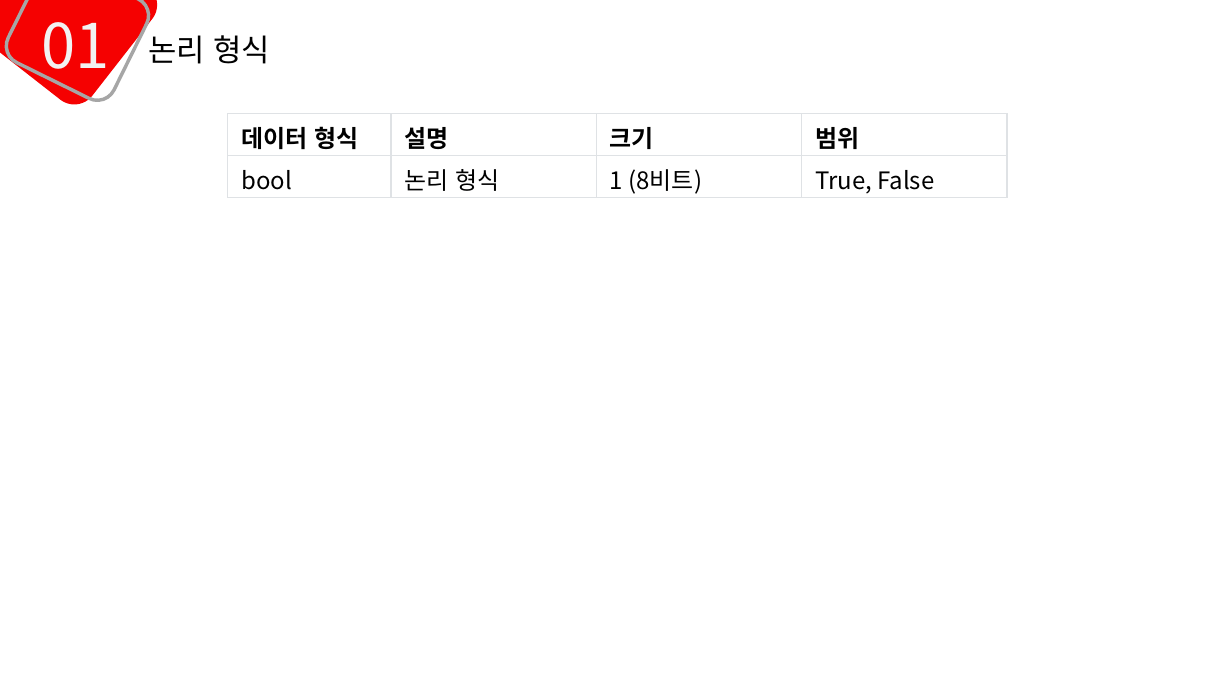
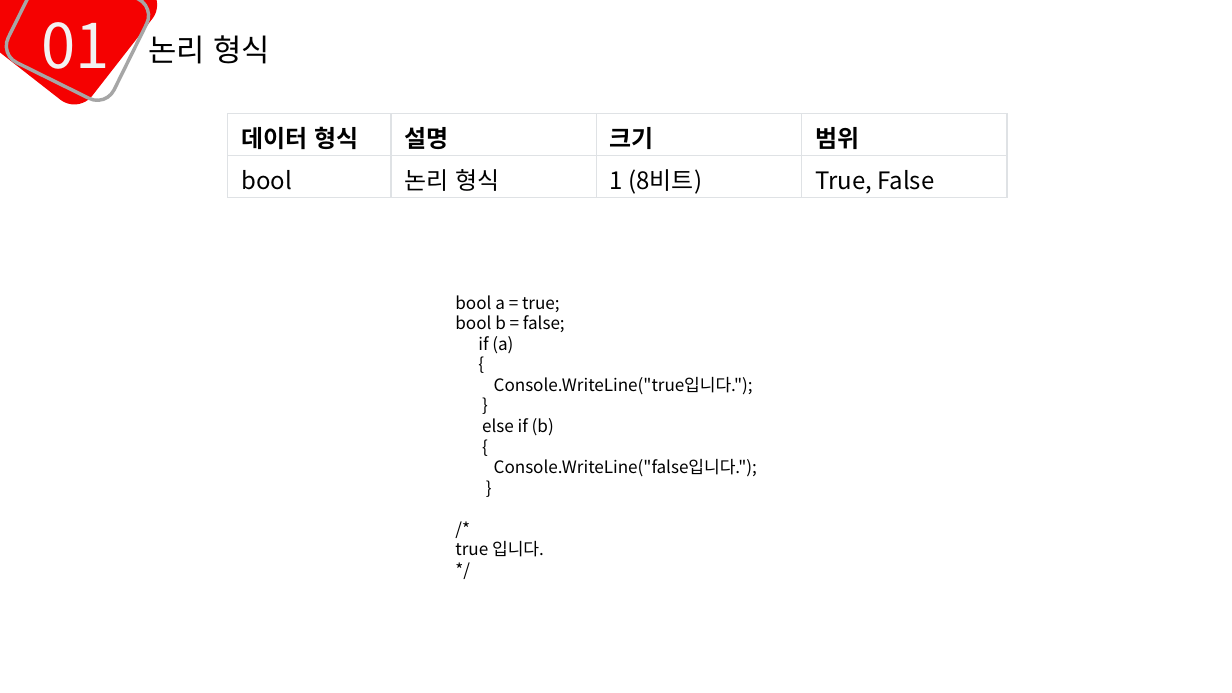
Before and after one commit to mins1119/C-, a slide deck: slide 8 of 1주차.pptx. Drawn at 1232x693 pixels with LibreOffice and Linux fonts; fonts in the diff are those of the drawing. Boxes give left, top, right and bottom in pixels: in the first picture for what was removed or moved away, otherwise in the second. Text is boxed around its words. In the diff, an @@ line names an element or a change of style, - is before the commit and + after.

```diff
--- a/1주차.pptx
+++ b/1주차.pptx
@@ text added at [455, 295, 757, 557], 10 pt, text #000000 @@
+bool a = true;
+bool b = false;
+if (a)
+{
+Console.WriteLine("true입니다.");
+}
+else if (b)
+{
+Console.WriteLine("false입니다.");
+}
+/*
+true 입니다.
+*/
```
Also in this commit, not shown: 7 other slides changed, 2 slides added.
